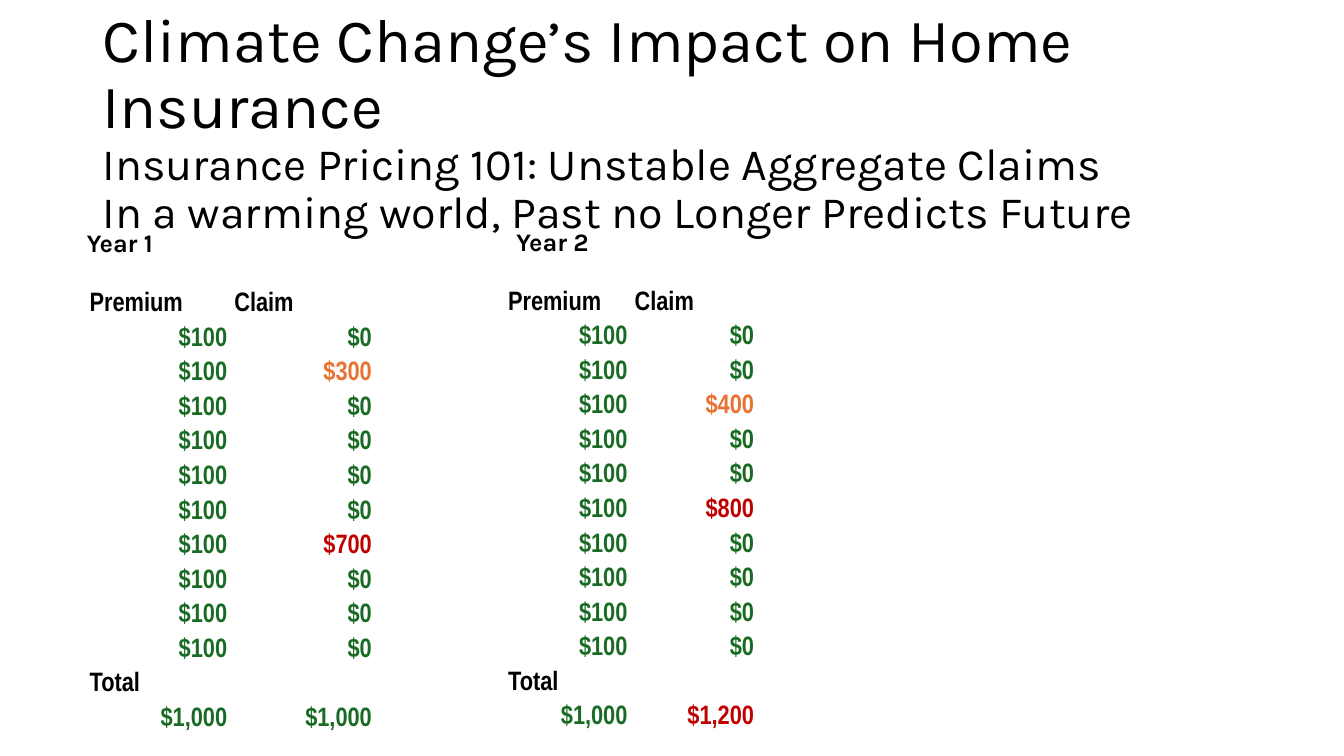
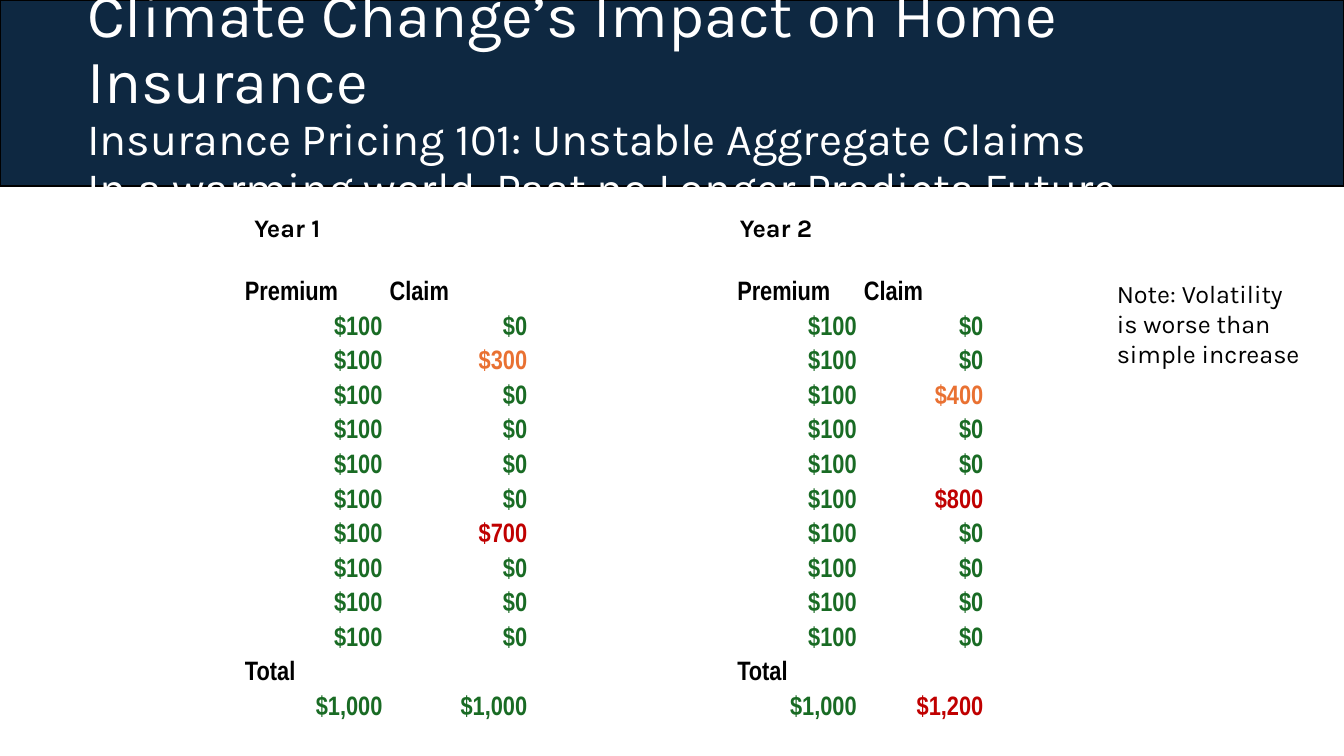
Before and after one commit to lou-weimer/insurance_lecture, a slide deck: slide 9 of Draft 1.pptx. Drawn at 1344x756 pixels with LibreOffice and Linux fonts; fonts in the diff are those of the drawing. Boxes give left, top, right and bottom in pixels: in the first picture for what was removed or moved away, otherwise in the second. Text is boxed around its words. In the diff, an @@ line names an element or a change of style, - is before the commit and + after.

```diff
--- a/Draft 1.pptx
+++ b/Draft 1.pptx
@@ rectangle added at (x1=0, y1=0, x2=1344, y2=187), fill #0E2841, outline #000000 1.5 pt @@
@@ title "Climate Change’s Impact on Home ..." moved from (x1=102, y1=19, x2=1133, y2=240) to (x1=87, y1=0, x2=1117, y2=187) @@
@@ title "Climate Change’s Impact on Home ..." at (x1=87, y1=0, x2=1117, y2=187): text colour #000000 to #FFFFFF @@
@@ text "Year 1" moved from (x1=87, y1=235, x2=153, y2=253) to (x1=254, y1=220, x2=320, y2=238) @@
@@ text "Year 2" rewrapped from (x1=516, y1=228, x2=588, y2=252) to (x1=740, y1=220, x2=812, y2=238) @@
@@ table moved from (x1=89, y1=253, x2=379, y2=734) to (x1=244, y1=242, x2=534, y2=723) @@
@@ table moved from (x1=507, y1=251, x2=761, y2=732) to (x1=737, y1=242, x2=991, y2=723) @@
@@ text added at (x1=1117, y1=285, x2=1300, y2=369), 18 pt, text #000000 @@
+Note: Volatility is worse than simple increase
```
Also in this commit, not shown: 32 other slides changed.
